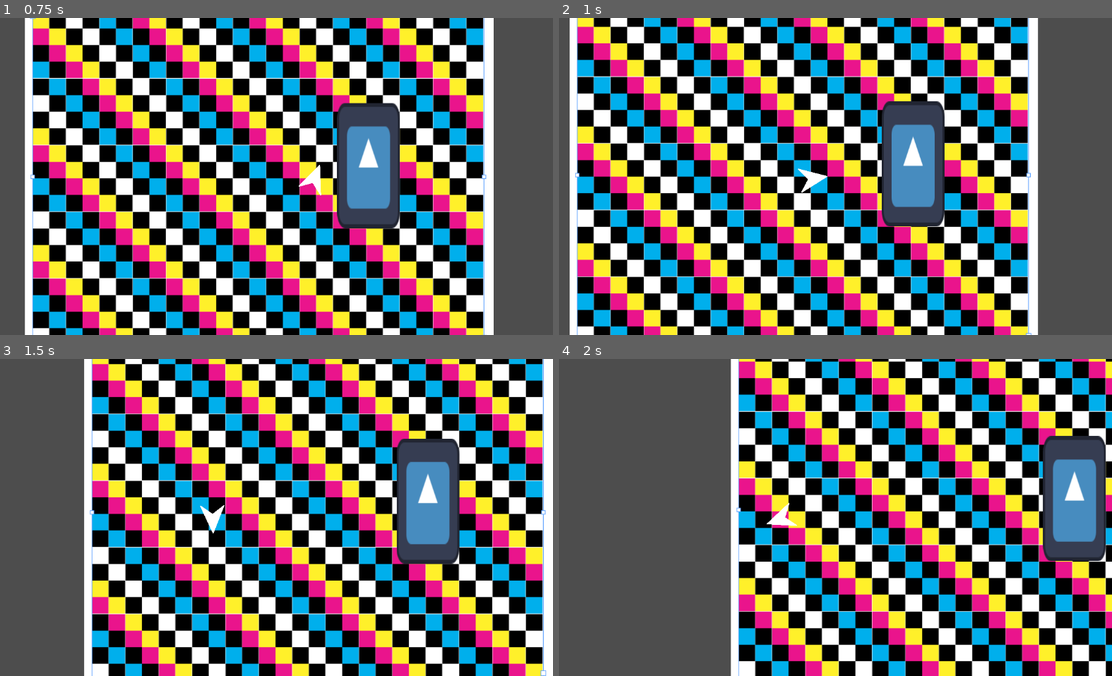
Above: before the commit, frames 1-4 (two rows, left to right).
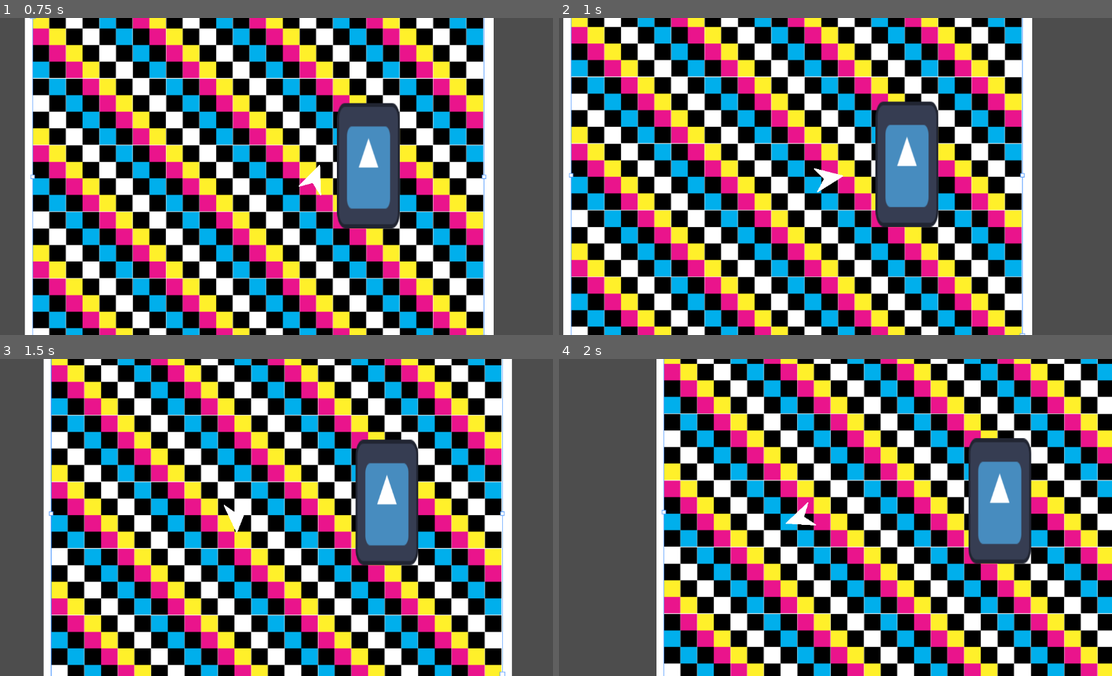
Above: after the commit, the same moments.

Repository: ParadoxArcher/Angle_Advantage
Game: Godot game, scene res://Scenes/GameScene.tscn
Two runs of this game, one before a commit and one after it. Both use one fixed random seed, a clock stepped at 60 frames per second and the inputs below. The engine's default icon, where the game draws it, is replaced by a stand-in: a white triangle on a blue panel in a dark square.
Inputs:
- Up to frame 1 (0.75 s): tap Enter at 0.5 s; hold D (RotateRight) from 0.53 s (still down); tap Space (Dodge) at 0.6 s
- Up to frame 2 (1 s): keep holding D (RotateRight)
- Up to frame 3 (1.5 s): release D (RotateRight) at 1.28 s; hold S (Back) from 1.28 s (still down); tap W (Boost) at 1.35 s
- Up to frame 4 (2 s): keep holding S (Back); tap Space (Dodge) at 1.55 s

Frame 1 is identical in both runs. In frame 2, 41% of the frame differs, in the area x 0-87%, y 0-100%; in frame 3, 80%, in the area x 7-100%, y 0-100%; in frame 4, 73%.

Commit message:
vault backup: 2025-01-17 10:47:41

Diff:
--- a/zProject Files/Godot/Scripts/PlayerScript.gd
+++ b/zProject Files/Godot/Scripts/PlayerScript.gd
@@ -16,17 +16,17 @@
 
 ## Rotation Variables
 @export var MaxRota = PI/24
-@export var RotaAccel = [.02, .02]
+@export var RotaAccel = [.02, .02] # {0: Fluctuating, 1: BaseRotaAccel} ## Beware DodgeRotaAccel
 @export var RotaDecel = [.01, .01] # {0: Fluctuating, 1: BaseRotaDecel} ## Beware BrakeDecelMult
 @export var CounterSteerRate = .35
 var RotaSpeed = 0
 var RotaRate = 0
 
-##Crash Variables
-@export var BounceAmp = [.3, 1.0]
+##Crash && WallBounce Variables
+@export var BounceAmp = [.4, 1.0]
 @export var CrashAngle = .3
-@export var CrashSpeed = .4
-@export var CrashTime = [.75, 1.5]
+@export var CrashSpeed = .3
+@export var CrashTime = [.6, 1.8]
 var Crashed = false
 #endregion
 
@@ -34,13 +34,12 @@
 ##Dodge Variables
 @export var DodgeMaxSpeed = [1.0, .15] # {0: MaxSpeedMultiplier, 1: MaxSpeedDecel}
 @export var DodgeRotaAccel = [5.0, .1] # {0: RotaAccelMult, 1: RotaAccelDecel}
-
-
 #endregion
 
 func crash(CrashTimeScaler):
 	Crashed = true
 	var CrashTimer = lerp(CrashTime[0], CrashTime[1], CrashTimeScaler)
+	print(CrashTimeScaler)
 	print(CrashTimer)
 	await get_tree().create_timer(CrashTimer).timeout
 	Crashed = false
@@ -101,16 +100,18 @@
 
 	velocity = lerp(velocity, velocity.normalized(), SpeedDecel[0]) # Momentum
 	velocity = lerp(velocity, BoostDir * MaxSpeed[0], SpeedAccel) # Acceleration
+	#endregion
+
+	#region Collision --- Crash && WallBounce
 
 	var Collision = move_and_collide(velocity * _delta, false, .7, false)
 	if Collision:
 		var CollisionDot = velocity.normalized().dot(Collision.get_normal())
 		var WallBounce = (Vector2(-cos(rotation), -sin(rotation)).dot(Collision.get_normal()) + 1 ) / 2
-		print(WallBounce * (velocity.length() / MaxSpeed[0] ))
 		if CollisionDot * (velocity.length() / MaxSpeed[0] ) < -CrashSpeed and WallBounce > CrashAngle:
 			crash(WallBounce * (velocity.length() / MaxSpeed[0] ))
 
-		velocity = velocity.bounce(Collision.get_normal()) * lerp(BounceAmp[0], BounceAmp[1], WallBounce)
+		velocity = velocity.bounce(Collision.get_normal()) * lerp(BounceAmp[1], BounceAmp[0], WallBounce)
 	#endregion
 
 #region Markers Variables
Not shown, changed: .obsidian/workspace.json
